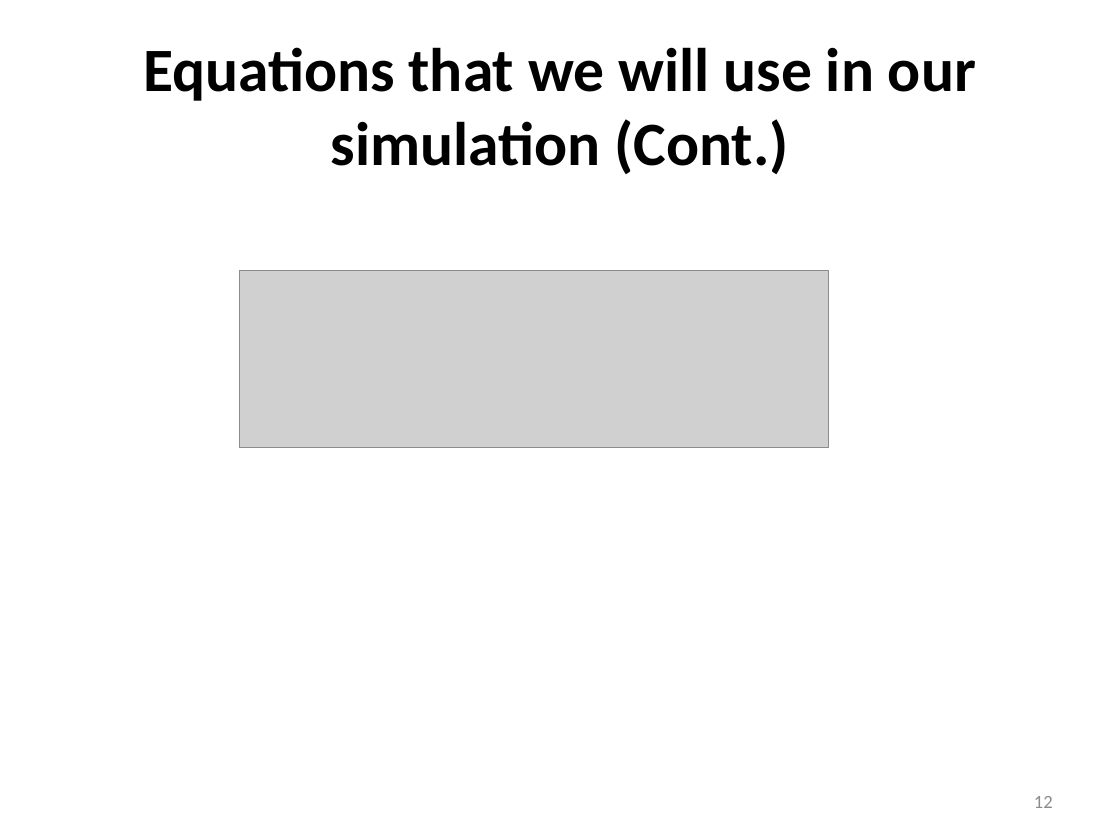
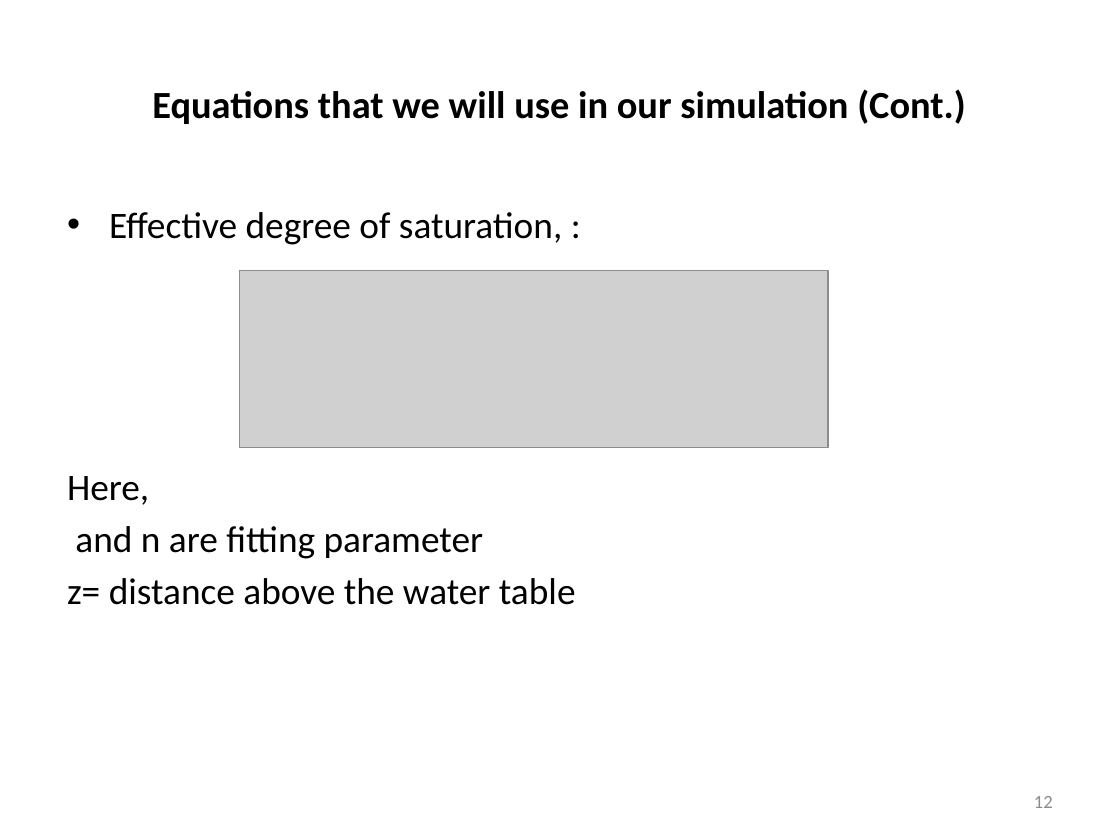
Before and after one commit to itstheholyginger/WSU-suction-based-LISA, a slide deck: slide 12 of LISA.pptx. Drawn at 1120x840 pixels with LibreOffice and Linux fonts; fonts in the diff are those of the drawing; grey boxes stand for pictures. Boxes give left, top, right and bottom in pixels: in the first picture for what was removed or moved away, otherwise in the second. Text is boxed around its words. In the diff, an @@ line names an element or a change of style, - is before the commit and + after.

```diff
--- a/LISA.pptx
+++ b/LISA.pptx
@@ text "Equations that we will use ..." at bbox=[152, 89, 966, 124]: size 39.6 to 24.6 pt @@
@@ text added at bbox=[67, 212, 576, 605], 24 pt, text #000000 @@
+• Effective degree of saturation, :
+Here,
+and n are fitting parameter
+z= distance above the water table
```
Also in this commit, not shown: 14 other slides changed, 21 other files.
